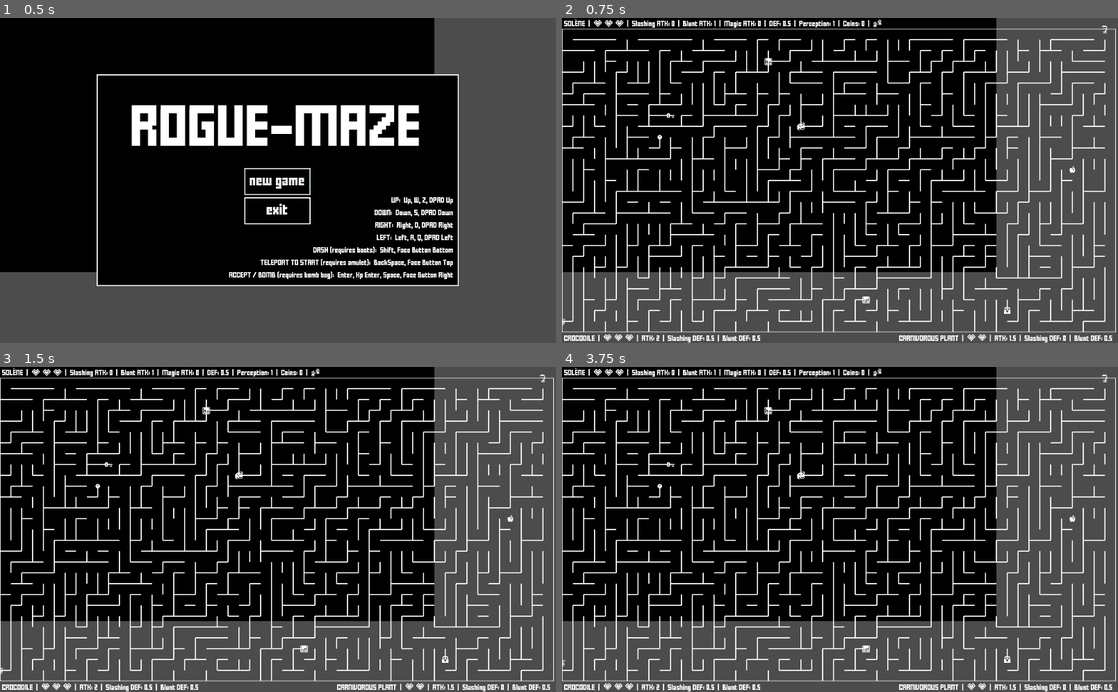
Above: before the commit, frames 1-4 (two rows, left to right).
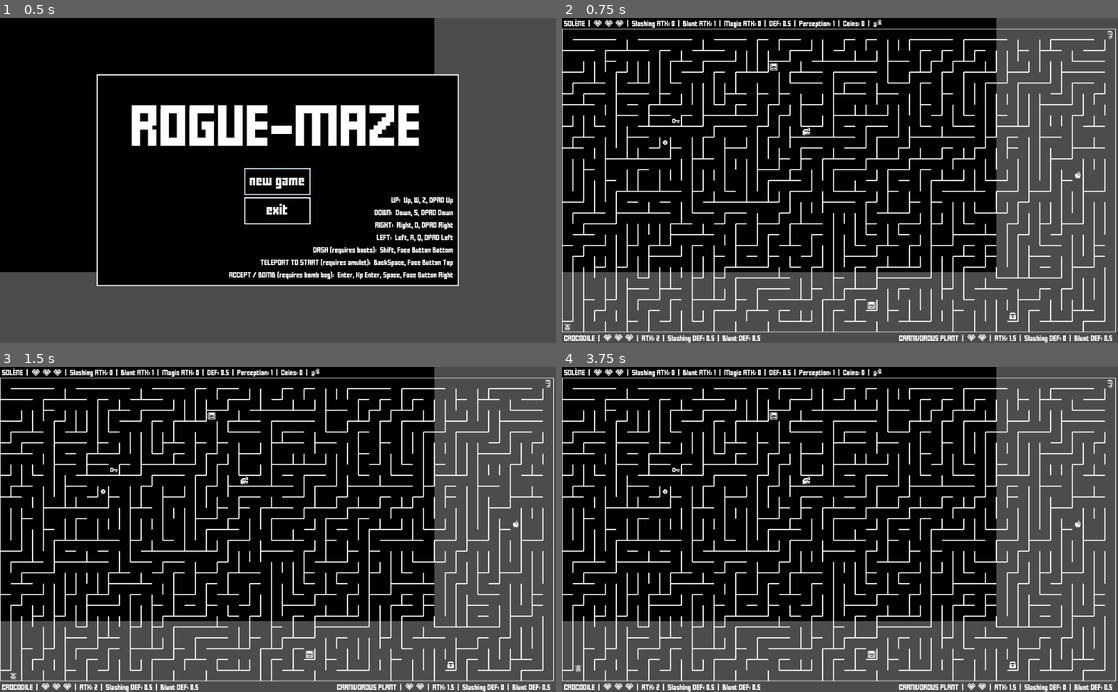
Above: after the commit, the same moments.

Repository: jGonzalezFernandez/rogue-maze
Game: Godot game, scene res://main/main.tscn
Two runs of this game, one before a commit and one after it. Both use one fixed random seed, a clock stepped at 60 frames per second and the inputs below.
Inputs (mouse positions are in pixels of both pictures, inside the frame that each line leads up to):
- Up to frame 1 (0.5 s): no input
- Up to frame 2 (0.75 s): click "new game" at 0.5 s
- Up to frame 3 (1.5 s): tap Enter (bomb) at 1.25 s; move the mouse to (400, 513) at 1.27 s; hold Right (ui_right) from 1.28 s (still down); hold Enter (bomb) from 1.28 s (still down); click (400, 513) at 1.42 s
- Up to frame 4 (3.75 s): tap Space at 2, 3.5 s; move the mouse to (728, 545) at 2.02 s; release Right (ui_right) at 2.03 s; release Enter (bomb) at 2.03 s; hold Down (ui_down) 2.03-2.78 s; tap Shift (dash) at 2.1 s; tap Enter (bomb) at 2.75, 3.6 s; move the mouse to (895, 458) at 2.77 s; hold Right (ui_right) 2.78-3.53 s; hold Backspace (teleport) 2.78-3.53 s; move the mouse to (812, 594) at 3.52 s; hold Up (ui_up) from 3.53 s (still down); click (812, 594) at 3.67 s

Frame 1 is identical in both runs. In frame 2, 0.3% of the frame differs, in the area x 0-99%, y 2-97%; in frame 3, 0.3%; in frame 4, 0.3%, in the area x 0-99%, y 2-94%.

Commit message:
Maze code completed. Character.snap implementation changed

Diff:
--- a/grid_elements/characters/character.gd
+++ b/grid_elements/characters/character.gd
@@ -24,6 +24,7 @@
 const MAX_DASH_LENGTH = 4
 const PREVIOUS_POSITIONS_SIZE = 10
 
+var maze: Maze
 # We use char_name instead of the name property of Node, because Godot changes this String to make it unique when
 # more than one instance exists at the same time, but we don't want to display @ and numbers in the GUI
 var char_name: String
@@ -44,8 +45,9 @@
 	collision_duration = 1.5 * walking_duration
 	bounce_duration = collision_duration / 2.0
 
-func _init(initial_position: Vector2, main: Node, texture: Texture, name: String, speed: float, initial_health: int, friendly_fire: int, max_alpha: float) \
+func _init(initial_position: Vector2, maze: Maze, main: Node, texture: Texture, name: String, speed: float, initial_health: int, friendly_fire: int, max_alpha: float) \
 .(initial_position, main, texture, max_alpha) -> void:
+	self.maze = maze
 	self.char_name = name
 	set_durations(speed)
 	health = initial_health
@@ -66,7 +68,11 @@
 	previous_positions.append(previous_position)
 
 func snap(vector2: Vector2) -> Vector2:
-	return vector2.snapped(Vector2.ONE * Maze.TILE_SIZE)
+	# To ensure that characters can only move from one valid position to another (i.e. the centre of a square within the maze), even if they are deviated during a move
+	if is_instance_valid(maze) and is_instance_valid(maze.astar):
+		return maze.astar.get_point_position(maze.astar.get_closest_point(vector2))
+	else:
+		return vector2
 
 func move_tween_to(target_position: Vector2, movement_type: int, invisible_transition: bool = false) -> bool:
 	# This only checks the outer walls of the maze. The returned boolean indicates if the movement has happened
--- a/grid_elements/characters/non_player/non_player.gd
+++ b/grid_elements/characters/non_player/non_player.gd
@@ -2,16 +2,14 @@
 extends Character
 
 var player
-var maze: Maze
 var viewing_distance: int
 var hearing: int
 var hearing_loud_sounds: int
 var was_running: bool = false
 
 func _init(initial_position: Vector2, player, maze: Maze, main: Node, texture: Texture, name: String, vision: int, hearing: int, speed: float, initial_health: int, friendly_fire: int, max_alpha: float) \
-.(initial_position, main, texture, name, speed, initial_health, friendly_fire, max_alpha) -> void:
+.(initial_position, maze, main, texture, name, speed, initial_health, friendly_fire, max_alpha) -> void:
 	self.player = player
-	self.maze = maze
 	viewing_distance = vision * Maze.TILE_SIZE
 	self.hearing = hearing
 	self.hearing_loud_sounds = 3 * hearing
--- a/grid_elements/characters/player/player.gd
+++ b/grid_elements/characters/player/player.gd
@@ -28,8 +28,8 @@
 
 var bomb_timer: Timer
 
-func _init(initial_position: Vector2, main: Node) \
-.(initial_position, main, TEXTURE, PLAYER_NAME, INITIAL_SPEED, INITIAL_HEALTH, FRIENDLY_FIRE, INITIAL_ALPHA) -> void:
+func _init(initial_position: Vector2, maze: Maze, main: Node) \
+.(initial_position, maze, main, TEXTURE, PLAYER_NAME, INITIAL_SPEED, INITIAL_HEALTH, FRIENDLY_FIRE, INITIAL_ALPHA) -> void:
 	pass
 
 func _ready() -> void:
--- a/main/main.gd
+++ b/main/main.gd
@@ -101,7 +101,7 @@
 	canvas_modulate.color = Color.white
 	menu_popup.hide()
 
-	player = Player.new(STARTING_POSITION, self)
+	player = Player.new(STARTING_POSITION, maze, self)
 	add_child(player)
 
 	player_status_bar = StatusBar.new(player, Control.PRESET_TOP_LEFT, Vector2(STATUS_BAR_X_OFFSET, STATUS_BAR_Y_OFFSET), self)
@@ -225,6 +225,7 @@
 			add_enemy(EvilTwin.new(maze.random_center_position(), player, maze, self))
 			add_element(Event.new(maze.random_top_right_position(), self))
 	add_child(maze)
+	player.maze = maze
 
 	add_element(Treasure.new(maze.random_top_center_position(), self))
 	add_element(Treasure.new(maze.random_bottom_center_position(), self))
--- a/maze/maze.gd
+++ b/maze/maze.gd
@@ -9,15 +9,15 @@
 const TILE_MAP_SCENE = preload(TILE_MAP_SCENE_PATH)
 
 const HALF_TILE = 10
-const TILE_SIZE = HALF_TILE * 2
+const TILE_SIZE = HALF_TILE * 2 # should be equal to the size of the tiles
 const ROWS = 28
 const COLUMNS = 51
 const X_OFFSET = 0
 const Y_OFFSET = 1
-const MIN_X = X_OFFSET * TILE_SIZE
-const MAX_X = (COLUMNS + X_OFFSET - 1) * TILE_SIZE
-const MIN_Y = Y_OFFSET * TILE_SIZE
-const MAX_Y = (ROWS + Y_OFFSET - 1) * TILE_SIZE
+const MIN_X = X_OFFSET * TILE_SIZE + HALF_TILE
+const MAX_X = (COLUMNS + X_OFFSET - 1) * TILE_SIZE + HALF_TILE
+const MIN_Y = Y_OFFSET * TILE_SIZE + HALF_TILE
+const MAX_Y = (ROWS + Y_OFFSET - 1) * TILE_SIZE + HALF_TILE
 const BOTTOM_LEFT_CORNER = Vector2(MIN_X, MAX_Y)
 const TOP_RIGHT_CORNER = Vector2(MAX_X, MIN_Y)
 # We will divide the maze into 9 areas to balance a little the random distribution
@@ -181,11 +181,12 @@
 				{"N": true, "E": true, "S": true, "W": true}:
 					tile_map.set_cell(current_cell.column + X_OFFSET, current_cell.row + Y_OFFSET, Walls.ALL)
 
+# TODO: To avoid having to calculate all coordinates by hand, investigate whether the TileMap functions map_to_world and world_to_map can be used instead
 func _random_point(factor: int, length: int, offset: int):
-	return Utils.random_int(factor * length + offset, (factor - 1) * length + offset) * TILE_SIZE
+	return Utils.random_int(factor * length + offset, (factor - 1) * length + offset) * TILE_SIZE + HALF_TILE
 
 func _recursion_until_valid_position(candidate_position: Vector2, excluded_positions: Array, func_ref: FuncRef) -> Vector2:
-	if excluded_positions.has(candidate_position):
+	if excluded_positions.has(candidate_position) or target_is_outside_boundaries(candidate_position): # could happen if rows or columns are not a multiple of 3
 		return func_ref.call_func(excluded_positions)
 	else:
 		return candidate_position
